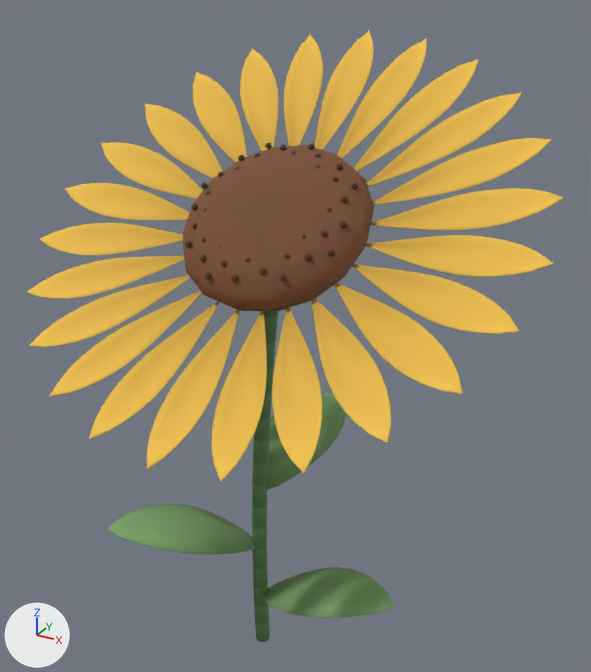
The glTF model www/models/flowers/sunflower-common-v2.glb as it was, and as the next commit left it.
The view is the same before and after, from a 50 mm camera at (1.28, -2.06, 2.32) aimed at (0.1, 0.07, 1.25). The lights are fixed; the arrows at lower left show +X, +Y and +Z. The first picture is the older version. Vertices at exactly the same position are counted once.

The older version as bpy lines, for what is in view:
```python
ob_sunflower_common_v2_center = bpy.data.objects.new('sunflower-common-v2-center', me_sunflower_common_v2_center)
ob_sunflower_common_v2_center.location = (0.0, 0.0, 0.0)
ob_sunflower_common_v2_leaf = bpy.data.objects.new('sunflower-common-v2-leaf', me_sunflower_common_v2_leaf)
ob_sunflower_common_v2_leaf.location = (0.0, 0.0, 0.0)
ob_sunflower_common_v2_petal = bpy.data.objects.new('sunflower-common-v2-petal', me_sunflower_common_v2_petal)
ob_sunflower_common_v2_petal.location = (0.0, 0.0, 0.0)
ob_sunflower_common_v2_pollen = bpy.data.objects.new('sunflower-common-v2-pollen', me_sunflower_common_v2_pollen)
ob_sunflower_common_v2_pollen.location = (0.0, 0.0, 0.0)
ob_sunflower_common_v2_stem = bpy.data.objects.new('sunflower-common-v2-stem', me_sunflower_common_v2_stem)
ob_sunflower_common_v2_stem.location = (0.0, 0.0, 0.0)
```
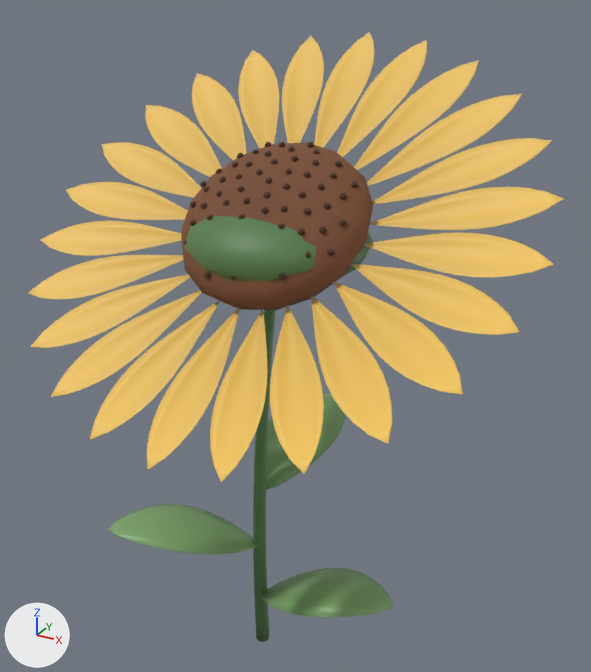
The change, as a list of edits to the scene's bpy script:
```text
Change mat_sunflower_leaf:
    where n0 = _N.new('ShaderNodeBsdfPrincipled'); n0.name = 'Principled BSDF'
    n0.inputs[2].default_value: 0.84 -> 0.43  # 'Roughness'
Change mat_sunflower_petal:
    where n0 = _N.new('ShaderNodeBsdfPrincipled'); n0.name = 'Principled BSDF'
    n0.inputs[2].default_value: 0.84 -> 0.51  # 'Roughness'
    add n0.inputs[24].default_value = 1.0  # 'Sheen Weight'
Change me_sunflower_common_v2_center:
    used by ob_sunflower_common_v2_center; location = (0.0, 0.0, 0.0)
    remove me_sunflower_common_v2_center.from_pydata(...)  # 144 vertices, 256 faces; spans x -0.219..0.381, y -0.263..0.237, z 1.434..1.846
    add me_sunflower_common_v2_center.from_pydata(...)  # 144 vertices, 256 faces; spans x -0.219..0.381, y -0.27..0.233, z 1.44..1.856
    me_sunflower_common_v2_center part 6: the whole mesh is multiplied about its middle by the matrix ((1.0, 0.0, 0.0), (0.0, 1.017, -0.023), (0.0, -0.023, 1.03)), then moved by (0.0, -0.006, 0.008)
Change me_sunflower_common_v2_petal:
    used by ob_sunflower_common_v2_petal; location = (0.0, 0.0, 0.0)
    remove me_sunflower_common_v2_petal.from_pydata(...)  # 4368 vertices, 8640 faces; spans x -0.74..0.9, y -0.68..0.62, z 1.16..2.15
    add me_sunflower_common_v2_petal.from_pydata(...)  # 4368 vertices, 8640 faces; spans x -0.73..0.9, y -0.67..0.63, z 1.16..2.15
    me_sunflower_common_v2_petal part 1: 59 of the vertices in x 0.38..0.71, y -0.39..0.33, z 1.35..1.9 are moved by (0.0, 0.0, 0.01)
    me_sunflower_common_v2_petal part 2: 7704 kept faces spanning x -0.73..0.9, y -0.67..0.63, z 1.16..2.15 get new vertex colours; the middle colour goes from yellow #e1b545 to yellow #e9bc48
    other edits to the shape of me_sunflower_common_v2_petal do not show in these pictures
Change me_sunflower_common_v2_pollen:
    used by ob_sunflower_common_v2_pollen; location = (0.0, 0.0, 0.0)
    remove me_sunflower_common_v2_pollen.from_pydata(...)  # 1280 vertices, 1920 faces; spans x -0.181..0.343, y -0.265..0.156, z 1.532..1.86
    add me_sunflower_common_v2_pollen.from_pydata(...)  # 1280 vertices, 1920 faces; spans x -0.181..0.343, y -0.271..0.152, z 1.536..1.865
    me_sunflower_common_v2_pollen part 7: 800 of 1280 vertices moved; they spanned x -0.181..0.343, y -0.265..0.156, z 1.532..1.86 and now span x -0.181..0.343, y -0.271..0.152, z 1.536..1.865; mean shift (0.0, -0.009, 0.012); largest move (0.164, -0.19, 1.633) -> (0.164, -0.206, 1.654)
    other edits to the shape of me_sunflower_common_v2_pollen do not show in these pictures
Change me_sunflower_common_v2_stem:
    used by ob_sunflower_common_v2_stem; location = (0.0, 0.0, 0.0)
    remove me_sunflower_common_v2_stem.from_pydata(...)  # 289 vertices, 288 faces; spans x -0.03..0.11, y -0.05..0.03, z 0.0..1.62
    add me_sunflower_common_v2_stem.from_pydata(...)  # 314 vertices, 576 faces; spans x -0.2..0.37, y -0.28..0.29, z 0.0..1.73
    me_sunflower_common_v2_stem part 3: a new loose piece of 144 vertices spanning x -0.2..0.37, y -0.28..0.29, z 1.46..1.73, in mat_sunflower_stem
    me_sunflower_common_v2_stem part 4: 11 vertices moved within x 0.0..0.08, y -0.05..0.02, z 0.9..1.53; 218 vertices removed from x -0.03..0.11, y -0.05..0.03, z 0.09..1.62; 99 vertices added at x -0.02..0.1, y -0.04..0.02, z 0.0..1.62
    me_sunflower_common_v2_stem part 5: 16 kept faces spanning x -0.03..0.03, y -0.03..0.03, z 0.0..0.09 get new vertex colours; the middle colour goes from green #5a814f to dark green #537649
```

Pixel boxes (x1, y1, x2, y2) of what changed, in the pictures (591 x 672 px; the box of a moved part takes in the faces that stretch with it):
'sunflower-common-v2-petal', surface changed, reshaped
    before: (27, 31, 564, 482)
    after: (28, 32, 564, 482)
'sunflower-common-v2-center', reshaped
    before: (183, 145, 374, 312)
    after: (181, 142, 373, 310)
'sunflower-common-v2-stem', reshaped
    before: (252, 311, 278, 642)
    after: (184, 194, 373, 642)
'sunflower-common-v2-pollen', reshaped
    before: (185, 143, 359, 282)
    after: (184, 141, 358, 280)
part 1 of me_sunflower_common_v2_petal, moved or reshaped
    before: (309, 189, 494, 397)
    after: (312, 187, 494, 392)
part 2 of me_sunflower_common_v2_petal, recoloured
    both: (28, 32, 562, 482)
part 3 of me_sunflower_common_v2_stem, added (green)
    after: (184, 194, 373, 282)
part 4 of me_sunflower_common_v2_stem, cut back
    before: (252, 311, 278, 624)
    after: (253, 310, 276, 624)
part 5 of me_sunflower_common_v2_stem, recoloured
    both: (256, 622, 269, 642)
